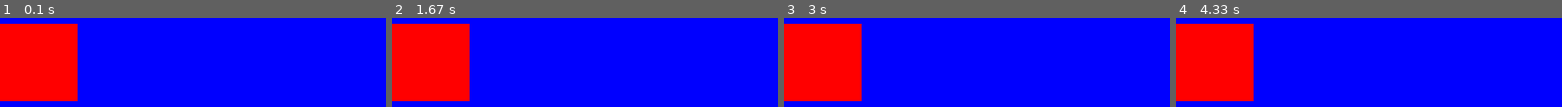
Above: before the commit, frames 1-4 (left to right).
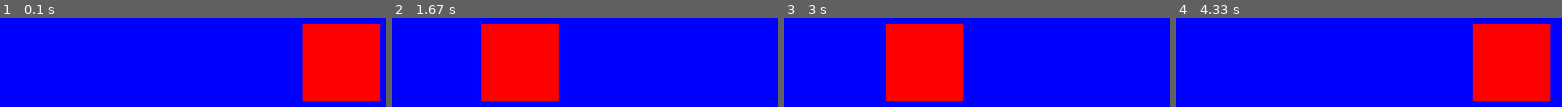
Above: after the commit, the same moments.

Repository: duque-maria/intro_pygame
Game: pygame game, started from rebotes_cuadrado.py
Two runs of this game, one before a commit and one after it. Both use one fixed random seed, a clock stepped at 60 frames per second and the inputs below.
Inputs:
- Up to frame 1 (0.1 s): no input
- Up to frame 2 (1.67 s): no input
- Up to frame 3 (3 s): no input
- Up to frame 4 (4.33 s): no input

The runs differ from the first frame. In frame 1, 35% of the frame differs, in the area x 0-99%, y 6-94%; in frame 2, 35%; in frame 3, 35%; in frame 4, 35%.

Commit message:
Se agregó los cuadrados

Diff:
--- a/rebotes_cuadrado.py
+++ b/rebotes_cuadrado.py
@@ -29,7 +29,7 @@
     if XX >= 320:
         XX = 320
         MOVIMIENTO = -3
-    elif XX >= 0:
+    elif XX <= 0:
         XX = 0
         MOVIMIENTO = 3
 
--- /dev/null
+++ b/rebotes_cuadrado2.py
@@ -0,0 +1,59 @@
+import pygame
+import sys
+import random
+
+rojo = (255,0,0)
+turquesa = (62, 243, 161)
+morado = (169, 62, 243)
+rosita = (242, 65, 119 )
+marron = (125, 29, 25 )
+verde = (54, 242, 22)
+
+pygame.init()
+
+ventana = pygame.display.set_mode((500,500))
+
+pygame.display.set_caption("Los cuadrados")
+
+clock = pygame.time.Clock()
+
+XX = 300
+MOVIMIENTO = 4
+YY = 300
+
+while 1:
+    clock.tick(50)
+
+    for event in pygame.event.get():
+        if event.type == pygame.QUIT:
+            sys.exit()
+
+    ventana.fill(turquesa)
+
+    XX = XX + MOVIMIENTO
+
+    if XX >= 450:
+        XX = 450
+        MOVIMIENTO = -4
+    elif XX <= 0:
+        XX = 0
+        MOVIMIENTO = 4
+
+    pygame.draw.rect(ventana, rojo, (XX, 0, 50, 50))
+    pygame.draw.rect(ventana, rosita, (XX, 450, 50, 50))
+
+    YY = YY + MOVIMIENTO
+
+    if YY >= 450:
+        YY = 450
+        MOVIMIENTO = -4
+    elif YY <= 0:
+        YY = 0
+        MOVIMIENTO = 4
+
+    pygame.draw.rect(ventana, morado, (0, YY, 50, 50))
+    pygame.draw.rect(ventana, marron, (450, YY, 50, 50))
+    color_aleatorio = ((random.randint(0,255)),(random.randint(0,255)),(random.randint(0,255)))
+    pygame.draw.rect(ventana, color_aleatorio,(200, 200, 100, 100))
+    pygame.draw.rect(ventana, verde, (XX, YY, 50, 50))
+    pygame.display.flip()
